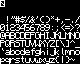
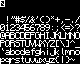
Two versions of the same layered image (80px x 64px). Layer-by-layer changes:
painted on "Background" over [7, 25, 51, 54]
